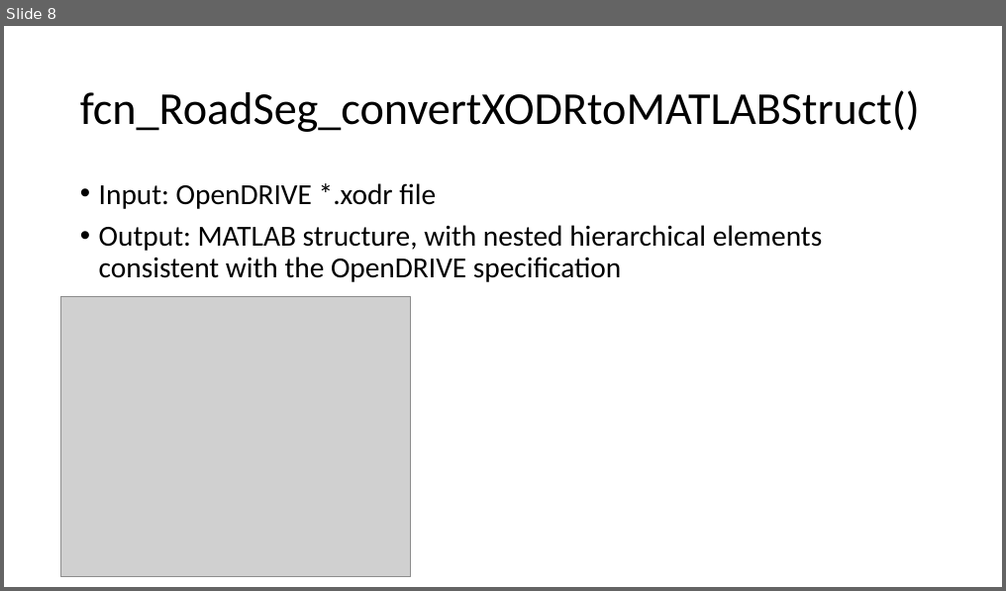
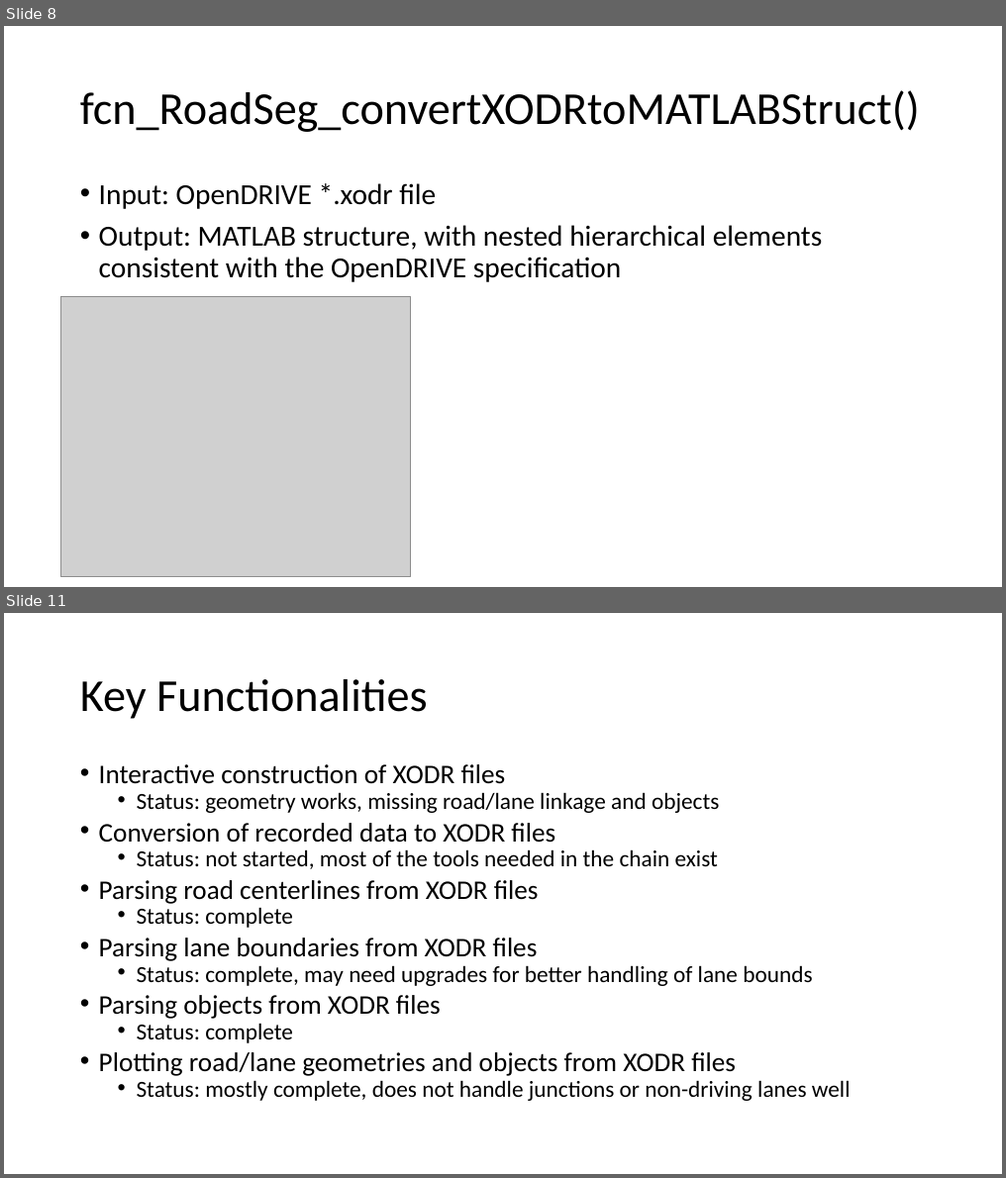
Before and after one commit to ivsg-psu/PathPlanning_MapTools_ParseXODR, a slide deck: Documents/OpenDRIVE-MATLAB.pptx. Shown one above the other, each under a label of ours: slide 8 before the commit, slides 8 and 11 after it; the slides between them are not shown. The pictures are 1006x591 and 1006x1178 pixels, drawn with LibreOffice and Linux fonts; fonts in the diff are those of the drawing; grey boxes stand for pictures. Boxes give left, top, right and bottom in pixels: in the first picture for what was removed or moved away, otherwise in the second. Text is boxed around its words. In the diff, an @@ line names an element or a change of style, - is before the commit and + after.

Commit message:
FIX/DOC: Minor bugfixes and substantial documentation of the MATLAB <-> XODR processes

```diff
--- a/Documents/OpenDRIVE-MATLAB.pptx
+++ b/Documents/OpenDRIVE-MATLAB.pptx
@@ slide 11 added at <box>4,613,1002,1174</box>, background #FFFFFF @@
@@ title added at <box>80,679,428,719</box>, 44 pt, text #000000 @@
+Key Functionalities
@@ text added at <box>99,764,850,1101</box>, 22.2 pt, text #000000 @@
+• Interactive construction of XODR files
+  • Status: geometry works, missing road/lane linkage and objects
+• Conversion of recorded data to XODR files
+  • Status: not started, most of the tools needed in the chain exist
+• Parsing road centerlines from XODR files
+  • Status: complete
+• Parsing lane boundaries from XODR files
+  • Status: complete, may need upgrades for better handling of lane bounds
+• Parsing objects from XODR files
+  • Status: complete
+• Plotting road/lane geometries and objects from XODR files
+  • Status: mostly complete, does not handle junctions or non-driving lanes well
```
Also in this commit, not shown: 1 slide changed, 10 other slides added, 5 other files.
